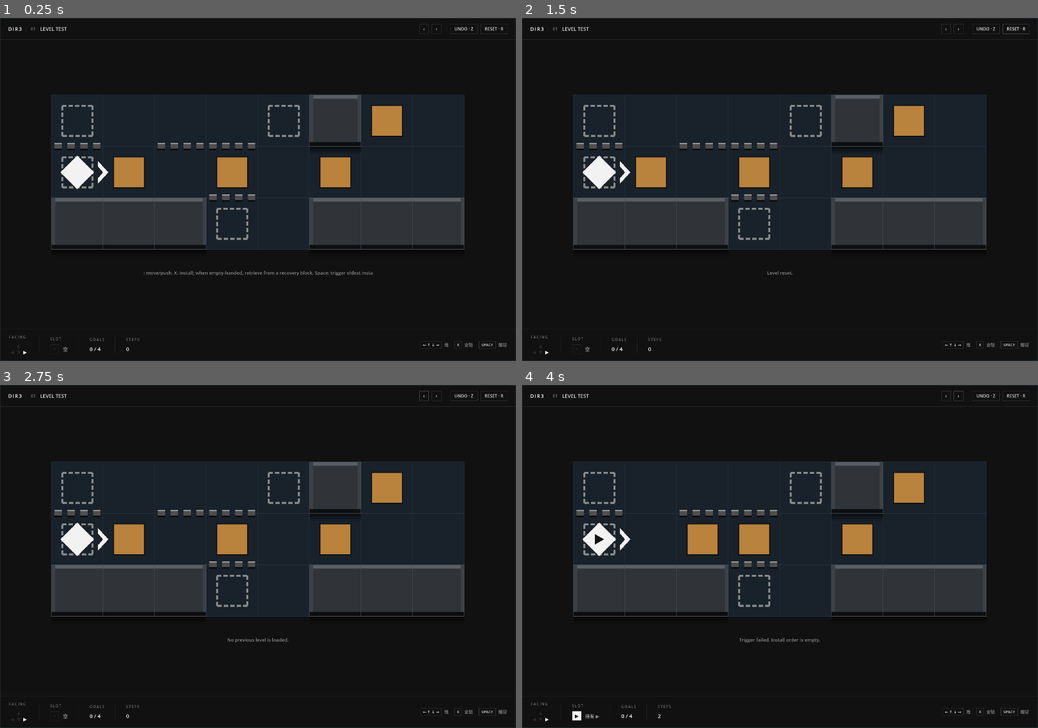
Above: before the commit, frames 1-4 (two rows, left to right).
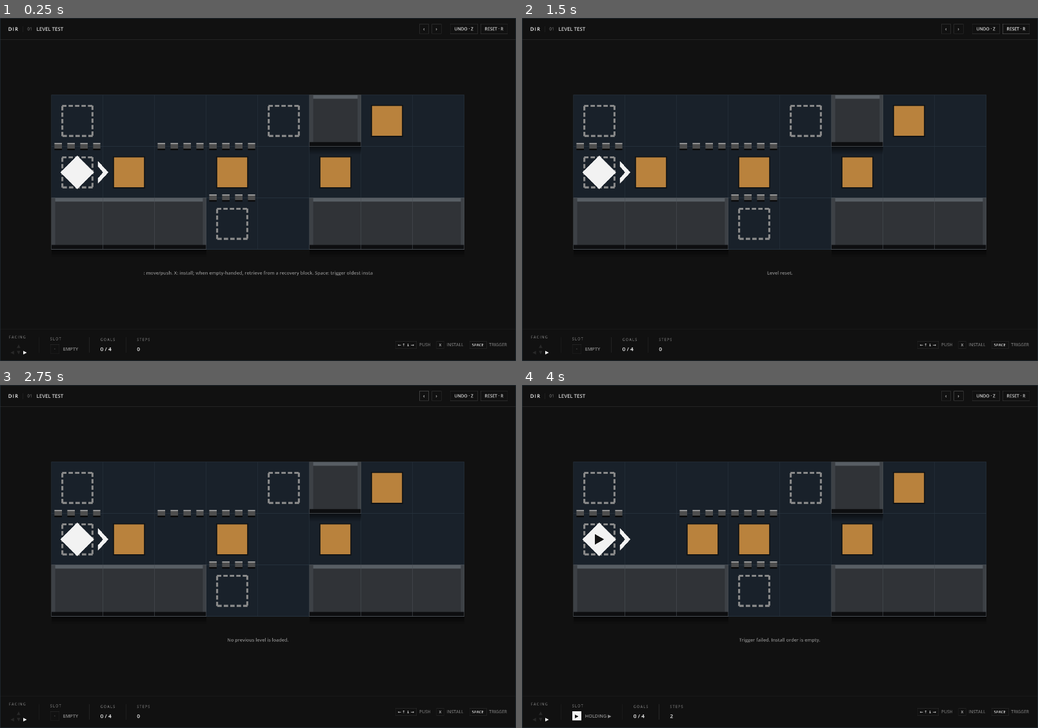
Above: after the commit, the same moments.

Repository: Periodev/DIR_03
Game: Godot game, scene res://scenes/main.tscn
The game is run twice, just before and just after one commit, with the same random seed, the same clock (stepped at 60 frames per second) and the same inputs.
Inputs:
- Up to frame 1 (0.25 s): no input
- Up to frame 2 (1.5 s): click "UNDO · Z" at 0.5 s; click "RESET · R" at 1.25 s
- Up to frame 3 (2.75 s): click "‹" at 2 s
- Up to frame 4 (4 s): click "›" at 2.75 s; tap Enter at 3.5 s; hold Right (move_right) from 3.53 s (still down); hold Space (trigger_vector) from 3.53 s (still down)

The runs differ from the first frame. In frame 1, 0.3% of the frame differs, in the area x 3-99%, y 2-98%; in frame 2, 0.3%; in frame 3, 0.3%; in frame 4, 0.3%.

Commit message:
Add trigger feedback and standardize DIR branding

Diff:
--- a/project.godot
+++ b/project.godot
@@ -10,7 +10,7 @@
 
 [application]
 
-config/name="DIR3 Momentum Prototype"
+config/name="DIR"
 run/main_scene="res://scenes/main.tscn"
 config/features=PackedStringArray("4.6")
 
--- a/scripts/board_view.gd
+++ b/scripts/board_view.gd
@@ -1,4 +1,4 @@
-class_name Dir3BoardView
+class_name DirBoardView
 extends Node2D
 
 const VisualStyle = preload("res://scripts/debug_style.gd")
--- a/scripts/debug_panel.gd
+++ b/scripts/debug_panel.gd
@@ -1,4 +1,4 @@
-class_name Dir3DebugPanel
+class_name DirDebugPanel
 extends Control
 
 const VisualStyle = preload("res://scripts/visual_style.gd")
--- a/scripts/debug_style.gd
+++ b/scripts/debug_style.gd
@@ -1,4 +1,4 @@
-class_name Dir3DebugStyle
+class_name DirDebugStyle
 extends RefCounted
 
 const CELL_SIZE := 96
--- a/scripts/game_board.gd
+++ b/scripts/game_board.gd
@@ -281,6 +281,7 @@
 		])
 		check_level_completion()
 		render_all()
+		play_block_trigger_flash(carrier_id, vector_name)
 		end_atomic_input()
 		return
 
@@ -312,6 +313,7 @@
 	])
 	check_level_completion()
 	render_all()
+	play_block_trigger_flash(carrier_id, vector_name)
 	end_atomic_input()
 
 
@@ -572,6 +574,16 @@
 		board_view.play_facing_pulse()
 
 
+func play_block_trigger_flash(block_id: int, direction_name: String) -> void:
+	if board_view != null and board_view.has_method("play_trigger_flash"):
+		board_view.play_trigger_flash(block_id, direction_name)
+
+
+func cancel_block_trigger_flash() -> void:
+	if board_view != null and board_view.has_method("cancel_trigger_flash"):
+		board_view.cancel_trigger_flash()
+
+
 func update_hud() -> void:
 	if game_hud != null:
 		game_hud.refresh()
@@ -586,7 +598,7 @@
 
 func append_debug_log(line: String) -> void:
 	debug_lines.append(line)
-	print("[DIR3] %s" % line)
+	print("[DIR] %s" % line)
 	while debug_lines.size() > MAX_DEBUG_LINES:
 		debug_lines.remove_at(0)
 
@@ -654,6 +666,7 @@
 
 
 func begin_atomic_input() -> void:
+	cancel_block_trigger_flash()
 	input_locked = true
 
 
--- a/scripts/game_hud.gd
+++ b/scripts/game_hud.gd
@@ -1,4 +1,4 @@
-class_name Dir3GameHud
+class_name DirGameHud
 extends CanvasLayer
 
 const VisualStyle = preload("res://scripts/debug_style.gd")
--- a/scripts/player_board_view.gd
+++ b/scripts/player_board_view.gd
@@ -1,4 +1,4 @@
-class_name Dir3PlayerBoardView
+class_name DirPlayerBoardView
 extends Control
 
 const VisualStyle = preload("res://scripts/visual_style.gd")
@@ -10,6 +10,11 @@
 var fallback_font: Font
 var facing_pulse_strength := 0.0
 var facing_pulse_tween: Tween
+var trigger_flash_block_id := -1
+var trigger_flash_direction := ""
+var trigger_flash_mix := 0.0
+var trigger_flash_alpha := 0.0
+var trigger_flash_tween: Tween
 
 
 func initialize(board) -> void:
@@ -63,6 +68,56 @@
 	queue_redraw()
 
 
+func play_trigger_flash(block_id: int, direction_name: String) -> void:
+	cancel_trigger_flash()
+	trigger_flash_block_id = block_id
+	trigger_flash_direction = direction_name
+	trigger_flash_mix = 0.0
+	trigger_flash_alpha = 1.0
+	queue_redraw()
+
+	trigger_flash_tween = create_tween()
+	trigger_flash_tween.tween_method(
+		set_trigger_flash_mix,
+		0.0,
+		1.0,
+		VisualStyle.TRIGGER_FLASH_IN_SECONDS
+	).set_trans(Tween.TRANS_SINE).set_ease(Tween.EASE_OUT)
+	trigger_flash_tween.tween_interval(VisualStyle.TRIGGER_FLASH_HOLD_SECONDS)
+	trigger_flash_tween.tween_method(
+		set_trigger_flash_alpha,
+		1.0,
+		0.0,
+		VisualStyle.TRIGGER_FLASH_OUT_SECONDS
+	).set_trans(Tween.TRANS_SINE).set_ease(Tween.EASE_IN)
+	trigger_flash_tween.tween_callback(finish_trigger_flash)
+
+
+func cancel_trigger_flash() -> void:
+	if trigger_flash_tween != null and trigger_flash_tween.is_valid():
+		trigger_flash_tween.kill()
+	finish_trigger_flash()
+
+
+func finish_trigger_flash() -> void:
+	trigger_flash_tween = null
+	trigger_flash_block_id = -1
+	trigger_flash_direction = ""
+	trigger_flash_mix = 0.0
+	trigger_flash_alpha = 0.0
+	queue_redraw()
+
+
+func set_trigger_flash_mix(value: float) -> void:
+	trigger_flash_mix = clampf(value, 0.0, 1.0)
+	queue_redraw()
+
+
+func set_trigger_flash_alpha(value: float) -> void:
+	trigger_flash_alpha = clampf(value, 0.0, 1.0)
+	queue_redraw()
+
+
 func _draw() -> void:
 	if game_board == null or game_board.terrain.is_empty():
 		return
@@ -73,6 +128,7 @@
 
 	draw_goals()
 	draw_blocks()
+	draw_trigger_flash()
 	draw_fences()
 	draw_player_body()
 	draw_player_stored_vector()
@@ -349,6 +405,30 @@
 				vector_name,
 				palette["block_glyph"]
 			)
+
+
+func draw_trigger_flash() -> void:
+	if trigger_flash_block_id == -1 or trigger_flash_direction == "":
+		return
+
+	var block_index: int = int(
+		game_board.find_block_index_by_id(trigger_flash_block_id)
+	)
+	if block_index == -1:
+		return
+
+	var block: Dictionary = game_board.blocks[block_index]
+	var block_cell: Vector2i = block["cell"]
+	var color: Color = palette["block_glyph"].lerp(
+		palette["trigger_flash"],
+		trigger_flash_mix
+	)
+	color.a *= trigger_flash_alpha
+	draw_direction_triangle(
+		cell_center(block_cell),
+		trigger_flash_direction,
+		color
+	)
 
 
 func draw_player_body() -> void:
--- a/scripts/player_interface.gd
+++ b/scripts/player_interface.gd
@@ -1,4 +1,4 @@
-class_name Dir3PlayerInterface
+class_name DirPlayerInterface
 extends CanvasLayer
 
 const VisualStyle = preload("res://scripts/visual_style.gd")
@@ -86,7 +86,7 @@
 	left_group.size_flags_vertical = Control.SIZE_SHRINK_CENTER
 	row.add_child(left_group)
 
-	var brand := make_label("DIR3", 14, mono_label_font)
+	var brand := make_label("DIR", 14, mono_label_font)
 	high_tone_labels.append(brand)
 	left_group.add_child(brand)
 	left_group.add_child(make_vertical_separator(16))
@@ -245,7 +245,7 @@
 	slot_chip.vertical_alignment = VERTICAL_ALIGNMENT_CENTER
 	row.add_child(slot_chip)
 
-	slot_description = make_label("空", 13, ui_font)
+	slot_description = make_label("EMPTY", 13, ui_font)
 	dim_tone_labels.append(slot_description)
 	row.add_child(slot_description)
 	return group
@@ -278,9 +278,9 @@
 	var hints := HBoxContainer.new()
 	hints.add_theme_constant_override("separation", 16)
 	hints.size_flags_vertical = Control.SIZE_SHRINK_CENTER
-	add_key_hint(hints, "← ↑ ↓ →", "推")
-	add_key_hint(hints, "X", "安裝")
-	add_key_hint(hints, "SPACE", "觸發")
+	add_key_hint(hints, "← ↑ ↓ →", "PUSH")
+	add_key_hint(hints, "X", "INSTALL")
+	add_key_hint(hints, "SPACE", "TRIGGER")
 	return hints
 
 
@@ -358,7 +358,7 @@
 	var queue_glyph := direction_glyph(queue_name)
 	var has_queue := queue_name != ""
 	slot_chip.text = queue_glyph if has_queue else "·"
-	slot_description.text = "持有 %s" % queue_glyph if has_queue else "空"
+	slot_description.text = "HOLDING %s" % queue_glyph if has_queue else "EMPTY"
 	apply_slot_style(has_queue)
 
 	var filled_goals := 0
--- a/scripts/visual_style.gd
+++ b/scripts/visual_style.gd
@@ -1,4 +1,4 @@
-class_name Dir3VisualStyle
+class_name DirVisualStyle
 extends RefCounted
 
 const CELL_SIZE := 96
@@ -30,6 +30,9 @@
 const FACING_CHV_CLEARANCE_RATIO := 0.02
 const FACING_PULSE_IN_SECONDS := 0.05
 const FACING_PULSE_OUT_SECONDS := 0.10
+const TRIGGER_FLASH_IN_SECONDS := 0.06
+const TRIGGER_FLASH_HOLD_SECONDS := 0.03
+const TRIGGER_FLASH_OUT_SECONDS := 0.10
 
 const FENCE_POST_W_RATIO := 0.145
 const FENCE_POST_GAP_RATIO := 0.105
@@ -65,6 +68,7 @@
 	"player": Color("#f2f2f2"),
 	"player_glyph": Color("#141414"),
 	"action_pulse": Color("#55d6e0"),
+	"trigger_flash": Color("#ffffff"),
 	"hair": Color("#282828"),
 	"stroke": Color("#3a3a3a"),
 	"label": Color("#6e6e6e"),
@@ -99,6 +103,7 @@
 	"player": Color("#1e1d1c"),
 	"player_glyph": Color("#f4f3f1"),
 	"action_pulse": Color("#147d88"),
+	"trigger_flash": Color("#141414"),
 	"hair": Color("#cbc9c4"),
 	"stroke": Color("#b9b7b2"),
 	"label": Color("#8b8a86"),
Not shown, changed: levels/fence_format_comparison.txt
Not shown: 1 places in scenes/main.tscn that only renumber resources
Not shown, added: AGENTS.md
Not shown, added: DIR_0_柵欄概念設計_v0_1.md
Not shown, added: DIR_3_回收塊規則_v0_2.md
Not shown, added: DIR_known_info_for_codex.md
Not shown, added: DIR_v1.1_實作規格凍結.md
Not shown, changed: docs/superpowers/specs/2026-06-23-momentum-absorption-gui-design.md
Not shown, changed: pyproject.toml
Not shown, changed: solver/__init__.py
Not shown, changed: solver/cli.py
Not shown, changed: solver/engine.py
(and 3 more such lines)
